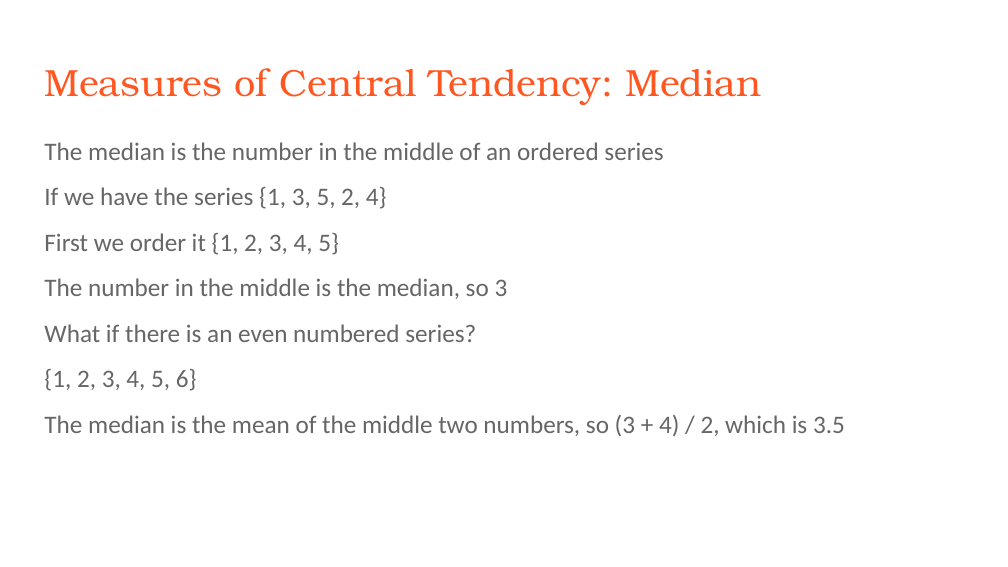
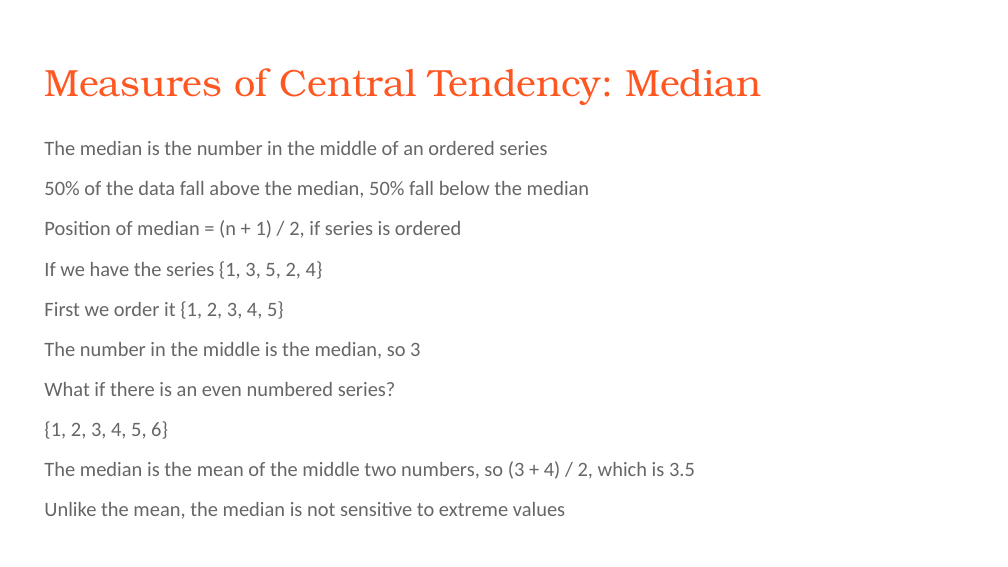
Before and after one commit to rjwrobel86/Python4Statistics, a slide deck: slide 9 of Stuff For Class/Slides/Descriptive Statistics.pptx (slide 8 before the commit). Drawn at 1008x567 pixels with LibreOffice and Linux fonts; fonts in the diff are those of the drawing. Boxes give left, top, right and bottom in pixels: in the first picture for what was removed or moved away, otherwise in the second. Text is boxed around its words. In the diff, an @@ line names an element or a change of style, - is before the commit and + after.

```diff
--- a/Stuff For Class/Slides/Descriptive Statistics.pptx
+++ b/Stuff For Class/Slides/Descriptive Statistics.pptx
@@ text at [44,141,695,479]: size 18 to 14.6 pt in "The median is the number in the ...", "If we have the series {1, 3, ...", "First we order it {1, 2, 3, ...", "The number in the middle is the ..." and 3 more places @@
@@ text at [44,181,589,238]: paragraphs added @@
+50% of the data fall above the median, 50% fall below the median
+Position of median = (n + 1) / 2, if series is ordered
@@ text at [44,502,565,516]: paragraph added @@
+Unlike the mean, the median is not sensitive to extreme values
```
Also in this commit, not shown: 12 other slides changed, 10 slides added, 8 slides removed, 27 other files.
